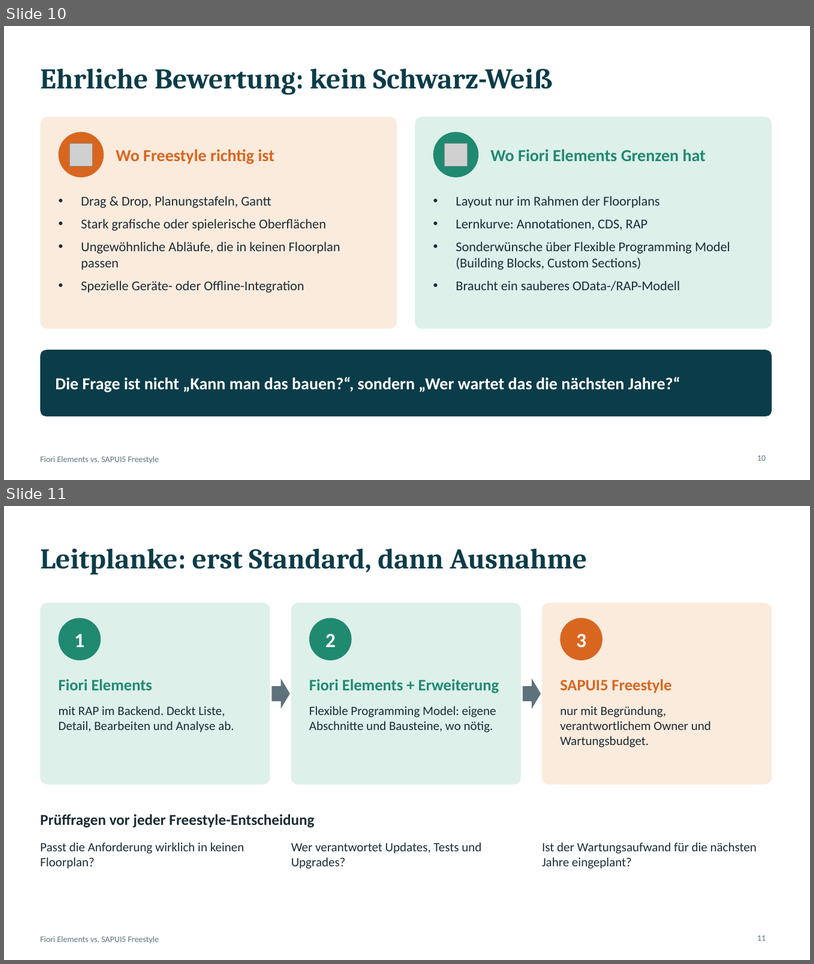
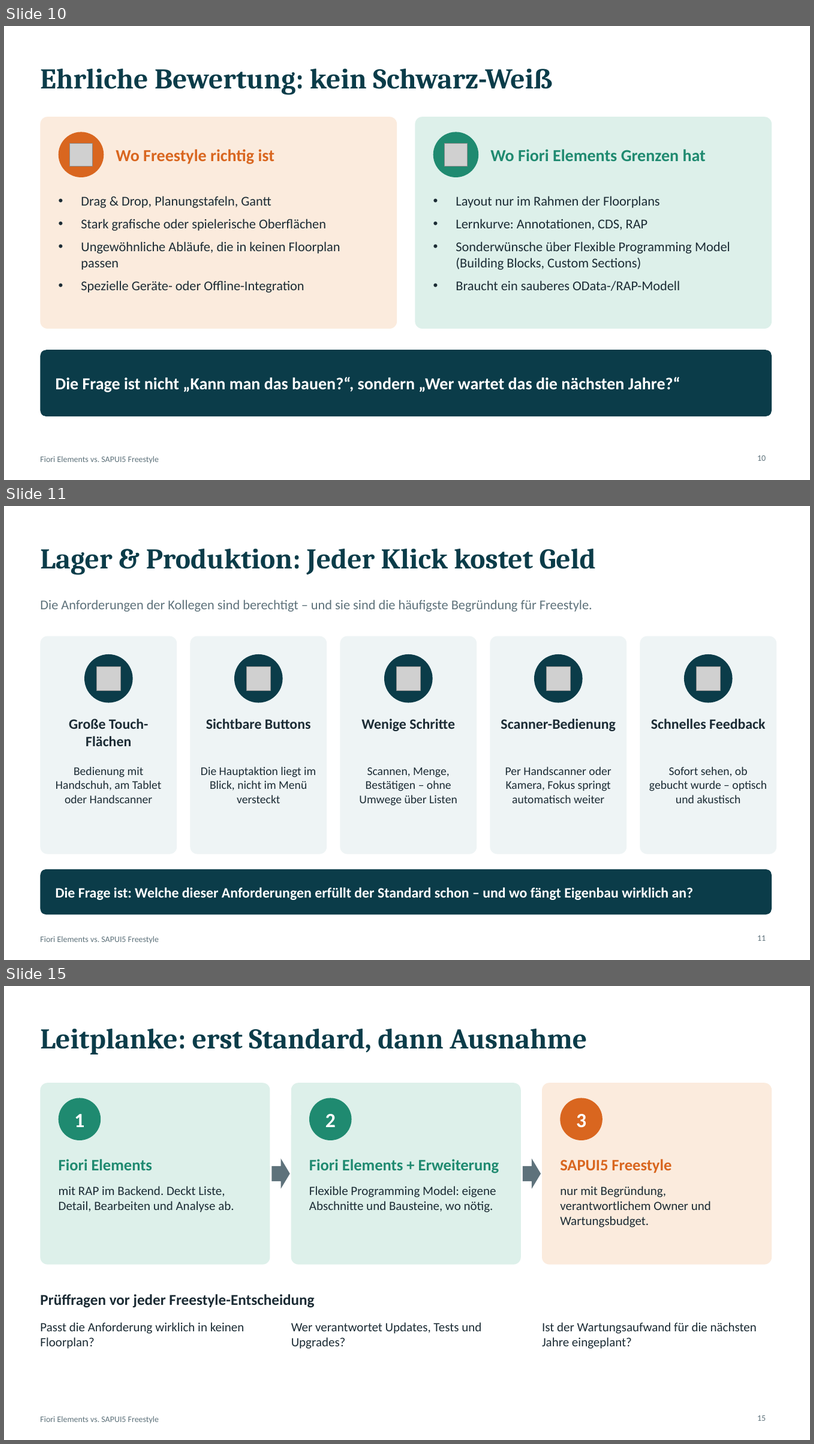
Before and after one commit to Fabs943/SAPUI5-DEMO, a slide deck: praesentation/Fiori_vs_Freestyle.pptx. Shown one above the other, each under a label of ours: slides 10 and 11 before the commit, slides 10, 11 and 15 after it; the slides between them are not shown. The pictures are 814x964 and 814x1444 pixels, drawn with LibreOffice and Linux fonts; fonts in the diff are those of the drawing; grey boxes stand for pictures. Boxes give left, top, right and bottom in pixels: in the first picture for what was removed or moved away, otherwise in the second. Text is boxed around its words. In the diff, an @@ line names an element or a change of style, - is before the commit and + after.

```diff
--- a/praesentation/Fiori_vs_Freestyle.pptx
+++ b/praesentation/Fiori_vs_Freestyle.pptx
@@ slide 11 added at (x1=4, y1=506, x2=810, y2=960), background #FFFFFF; not listed: 1 template element that a slide beside it also shows @@
@@ title added at (x1=40, y1=549, x2=596, y2=575), 34 pt, text #0B3C49, bold @@
+Lager & Produktion: Jeder Klick kostet Geld
@@ text added at (x1=40, y1=600, x2=593, y2=612), 16 pt, text #5E727B @@
+Die Anforderungen der Kollegen sind berechtigt – und sie sind die häufigste Begründung für Freestyle.
@@ rounded rectangle added at (x1=40, y1=636, x2=177, y2=854), fill #EEF4F5 @@
@@ rounded rectangle added at (x1=191, y1=636, x2=327, y2=854), fill #EEF4F5 @@
@@ rounded rectangle added at (x1=341, y1=636, x2=477, y2=854), fill #EEF4F5 @@
@@ rounded rectangle added at (x1=491, y1=636, x2=627, y2=854), fill #EEF4F5 @@
@@ rounded rectangle added at (x1=641, y1=636, x2=777, y2=854), fill #EEF4F5 @@
@@ ellipse added at (x1=84, y1=654, x2=133, y2=703), fill #0B3C49 @@
@@ picture added at (x1=96, y1=666, x2=121, y2=691) @@
@@ ellipse added at (x1=234, y1=654, x2=283, y2=703), fill #0B3C49 @@
@@ picture added at (x1=246, y1=666, x2=271, y2=691) @@
@@ ellipse added at (x1=384, y1=654, x2=433, y2=703), fill #0B3C49 @@
@@ picture added at (x1=396, y1=666, x2=421, y2=691) @@
@@ ellipse added at (x1=534, y1=654, x2=583, y2=703), fill #0B3C49 @@
@@ picture added at (x1=546, y1=666, x2=571, y2=691) @@
@@ ellipse added at (x1=684, y1=654, x2=733, y2=703), fill #0B3C49 @@
@@ picture added at (x1=696, y1=666, x2=721, y2=691) @@
@@ text added at (x1=69, y1=718, x2=148, y2=746), 17 pt, text #1B2B34, bold @@
+Große Touch-Flächen
@@ text added at (x1=206, y1=718, x2=311, y2=729), 17 pt, text #1B2B34, bold @@
+Sichtbare Buttons
@@ text added at (x1=362, y1=718, x2=455, y2=731), 17 pt, text #1B2B34, bold @@
+Wenige Schritte
@@ text added at (x1=501, y1=718, x2=615, y2=731), 17 pt, text #1B2B34, bold @@
+Scanner-Bedienung
@@ text added at (x1=651, y1=718, x2=765, y2=729), 17 pt, text #1B2B34, bold @@
+Schnelles Feedback
@@ text added at (x1=56, y1=766, x2=161, y2=803), 14 pt, text #1B2B34 @@
+Bedienung mit Handschuh, am Tablet oder Handscanner
@@ text added at (x1=201, y1=766, x2=316, y2=803), 14 pt, text #1B2B34 @@
+Die Hauptaktion liegt im Blick, nicht im Menü versteckt
@@ text added at (x1=359, y1=767, x2=458, y2=805), 14 pt, text #1B2B34 @@
+Scannen, Menge, Bestätigen – ohne Umwege über Listen
@@ text added at (x1=506, y1=766, x2=611, y2=803), 14 pt, text #1B2B34 @@
+Per Handscanner oder Kamera, Fokus springt automatisch weiter
@@ text added at (x1=650, y1=766, x2=767, y2=803), 14 pt, text #1B2B34 @@
+Sofort sehen, ob gebucht wurde – optisch und akustisch
@@ rounded rectangle added at (x1=40, y1=869, x2=772, y2=915), fill #0B3C49 @@
@@ text added at (x1=56, y1=887, x2=694, y2=900), 17 pt, text #FFFFFF, bold @@
+Die Frage ist: Welche dieser Anforderungen erfüllt der Standard schon – und wo fängt Eigenbau wirklich an?
@@ page number added at (x1=758, y1=935, x2=766, y2=940), 10 pt, text #5E727B @@
+11
@@ what was slide 11 is now slide 15 @@
@@ page number at (x1=758, y1=1415, x2=766, y2=1420): text changed @@
-11
+15
```
Also in this commit, not shown: 3 other slides added.
